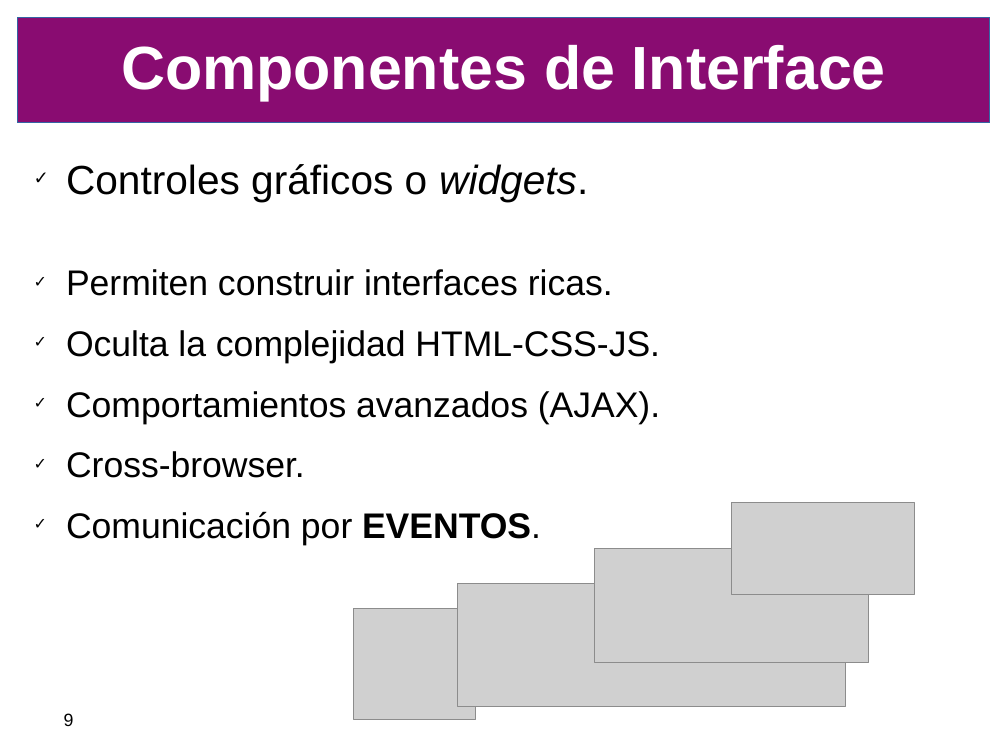
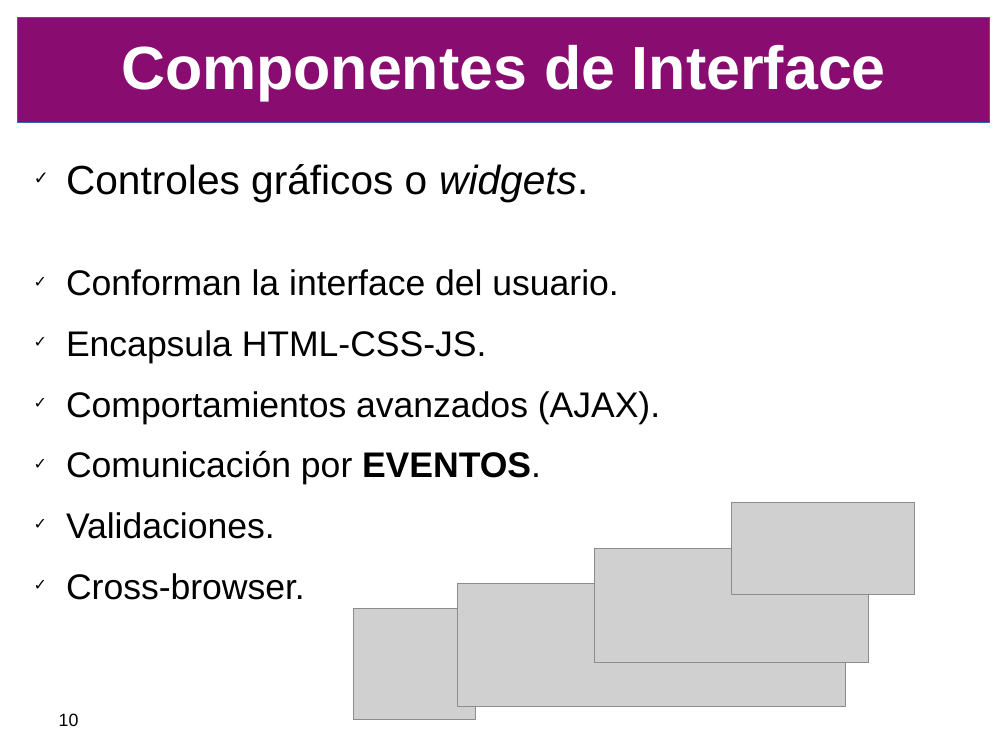
Before and after one commit to SIU-Toba/framework, a slide deck: slide 10 of doc/presentacion/CafeConf2006.odp (slide 9 before the commit). Drawn at 1008x756 pixels with LibreOffice and Linux fonts; fonts in the diff are those of the drawing; grey boxes stand for pictures; background and template pictures are left out. Boxes give left, top, right and bottom in pixels: in the first picture for what was removed or moved away, otherwise in the second. Text is boxed around its words. In the diff, an @@ line names an element or a change of style, - is before the commit and + after.

```diff
--- a/doc/presentacion/CafeConf2006.odp
+++ b/doc/presentacion/CafeConf2006.odp
@@ text at bbox=[66, 269, 618, 363]: text changed @@
-✓ Permiten construir interfaces ricas.
-✓ Oculta la complejidad HTML-CSS-JS.
+✓ Conforman la interface del usuario.
+✓ Encapsula HTML-CSS-JS.
@@ text at bbox=[66, 450, 541, 539]: paragraphs added @@
+✓ Comunicación por EVENTOS.
+✓ Validaciones.
@@ text at bbox=[66, 511, 541, 545]: paragraph removed @@
-✓ Comunicación por EVENTOS.
@@ page number at bbox=[59, 713, 79, 726]: text changed @@
-9
+10
```
Also in this commit, not shown: 8 other slides changed, 1 slide added.
